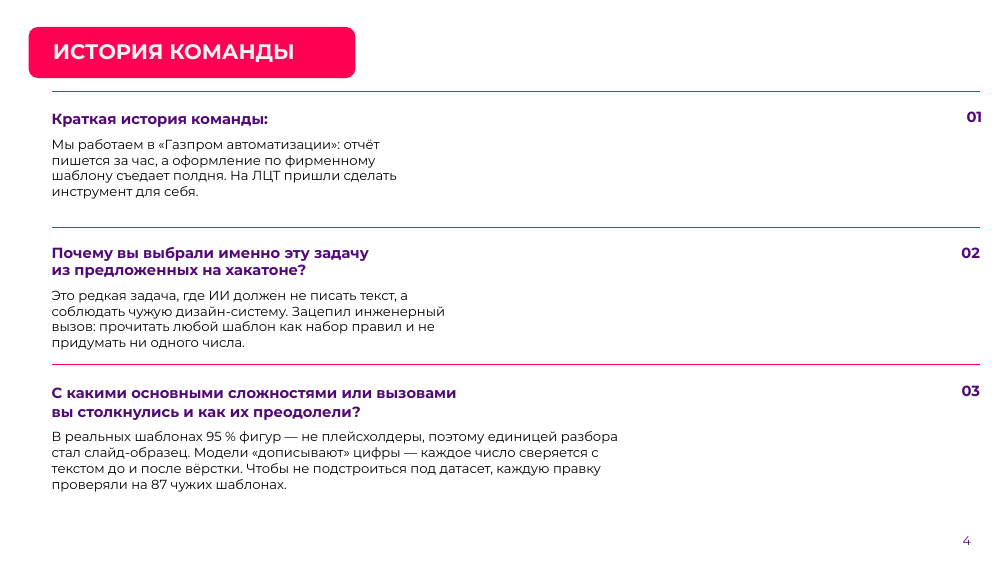
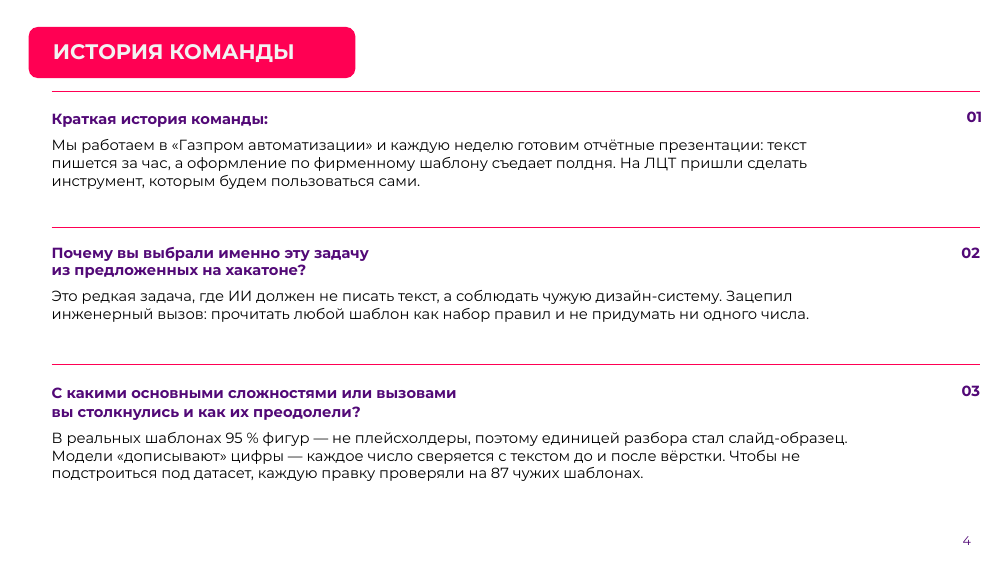
Before and after one commit to hl0pch1k/verstka, a slide deck: slide 4 of docs/presentation/verstka-pitch.pptx. Drawn at 1008x567 pixels with LibreOffice and Linux fonts; fonts in the diff are those of the drawing; background and template pictures are left out. Boxes give left, top, right and bottom in pixels: in the first picture for what was removed or moved away, otherwise in the second. Text is boxed around its words. In the diff, an @@ line names an element or a change of style, - is before the commit and + after.

Commit message:
Новая презентация проекта; раздел «Для экспертов» в README
- презентация: обязательные слайды шаблона ЛЦТ без искажений и пустот, остальные — крупные заголовки, скриншоты сервиса, сетка девяти демо-презентаций, аудит и эффективность в цифрах
- README: навигация для экспертов по шагам; ссылка на видео открывается в браузере
- docs/video/README.md: что показано в видео; MODELS.md и счётчики тестов обновлены
- ссылки для формы сдачи убраны из репозитория

```diff
--- a/docs/presentation/verstka-pitch.pptx
+++ b/docs/presentation/verstka-pitch.pptx
@@ text at <box>52,139,807,189</box>: text changed; size 12.5 to 14 pt @@
-Мы работаем в «Газпром автоматизации»: отчёт пишется за час, а оформление по фирменному шаблону съедает полдня. На ЛЦТ пришли сделать инструмент для себя.
+Мы работаем в «Газпром автоматизации» и каждую неделю готовим отчётные презентации: текст пишется за час, а оформление по фирменному шаблону съедает полдня. На ЛЦТ пришли сделать инструмент, которым будем пользоваться сами.
@@ text "Это редкая задача, где ИИ ..." at <box>52,290,809,322</box>: size 12.5 to 14 pt @@
@@ text "В реальных шаблонах 95 % ..." at <box>52,432,848,481</box>: size 12.5 to 14 pt @@
```
Also in this commit, not shown: 10 other slides changed, 2 slides added, 2 slides removed, 5 other files.
